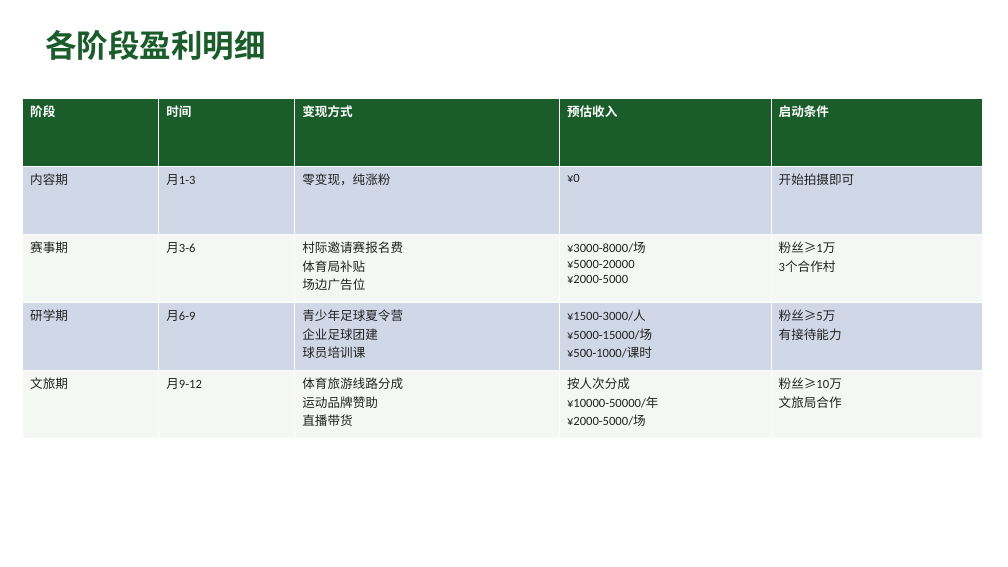
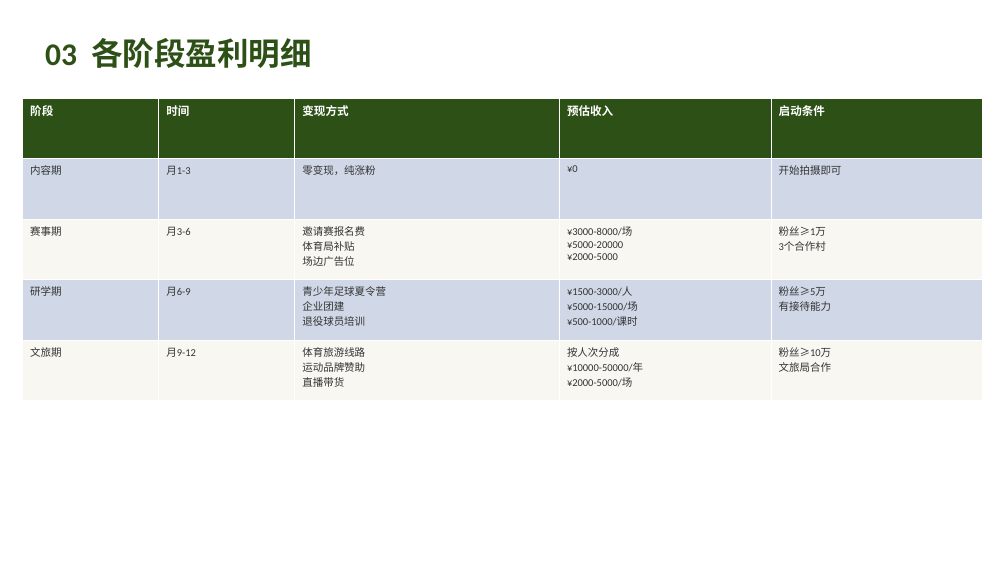
Before and after one commit to 975801846-star/workspace-outputs, a slide deck: slide 10 of tunjunying/plan_v2.pptx (slide 7 before the commit). Drawn at 1008x567 pixels with LibreOffice and Linux fonts; fonts in the diff are those of the drawing. Boxes give left, top, right and bottom in pixels: in the first picture for what was removed or moved away, otherwise in the second. Text is boxed around its words. In the diff, an @@ line names an element or a change of style, - is before the commit and + after.

```diff
--- a/tunjunying/plan_v2.pptx
+++ b/tunjunying/plan_v2.pptx
@@ text at bbox=[45, 38, 311, 68]: text changed; text colour #1A5C2A to #2D5016 @@
-各阶段盈利明细
+03 各阶段盈利明细
@@ table at bbox=[23, 98, 983, 401] @@
-row 3, column 3: 村际邀请赛报名费 体育局补贴 场边广告位
+row 3, column 3: 邀请赛报名费 体育局补贴 场边广告位
-row 4, column 3: 青少年足球夏令营 企业足球团建 球员培训课
+row 4, column 3: 青少年足球夏令营 企业团建 退役球员培训
-row 5, column 3: 体育旅游线路分成 运动品牌赞助 直播带货
+row 5, column 3: 体育旅游线路 运动品牌赞助 直播带货
@@ fill #1A5C2A to #2D5016 in row 1 @@
@@ fill #F4F7F4 to #F9F7F2 in 10 cells @@
@@ size 12 to 11 pt in "阶段", "时间", "变现方式", "预估收入" and 1 more places @@
@@ size 12 to 10 pt, text colour #222222 to #333333 in "内容期", "月1-3", "零变现，纯涨粉", "¥0" and 13 more places @@
```
Also in this commit, not shown: 10 other slides changed, 4 slides added, 1 other file.
